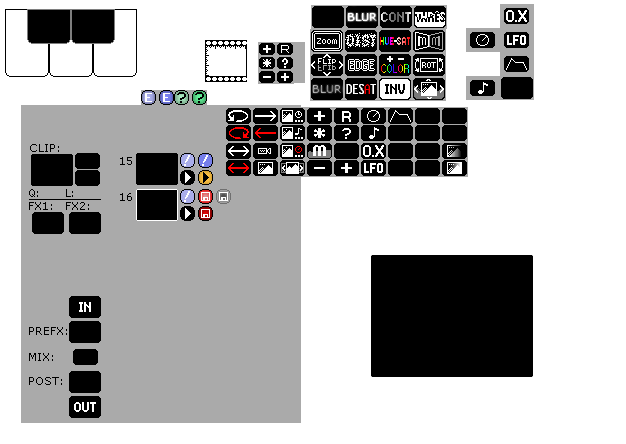
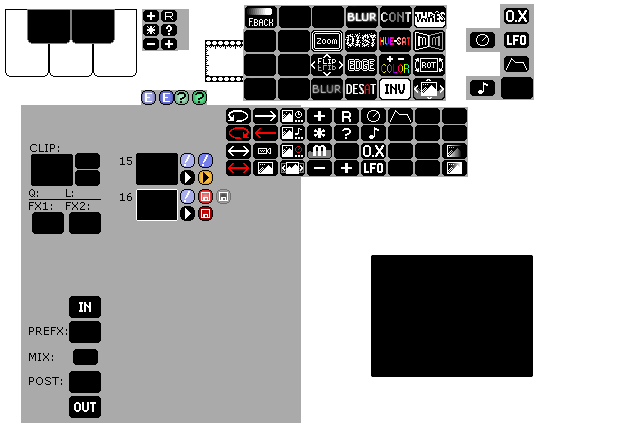
Two versions of the same layered image (626x444). Layer-by-layer changes:
painted on "New Layer#4" over [247, 5, 278, 29]
painted on "New Layer#3" over [142, 5, 311, 101]
